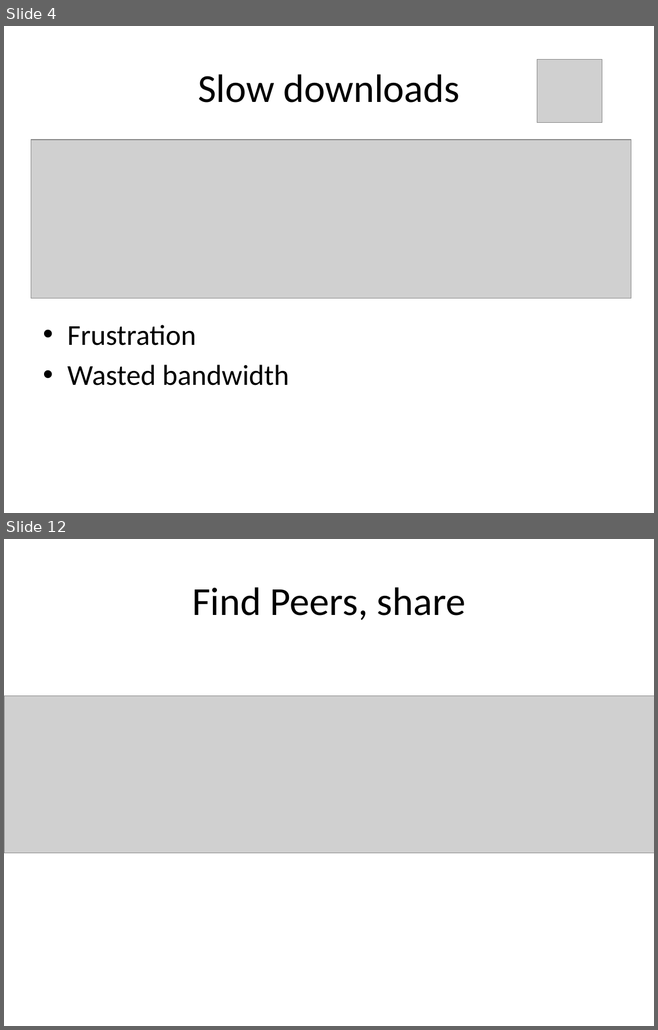
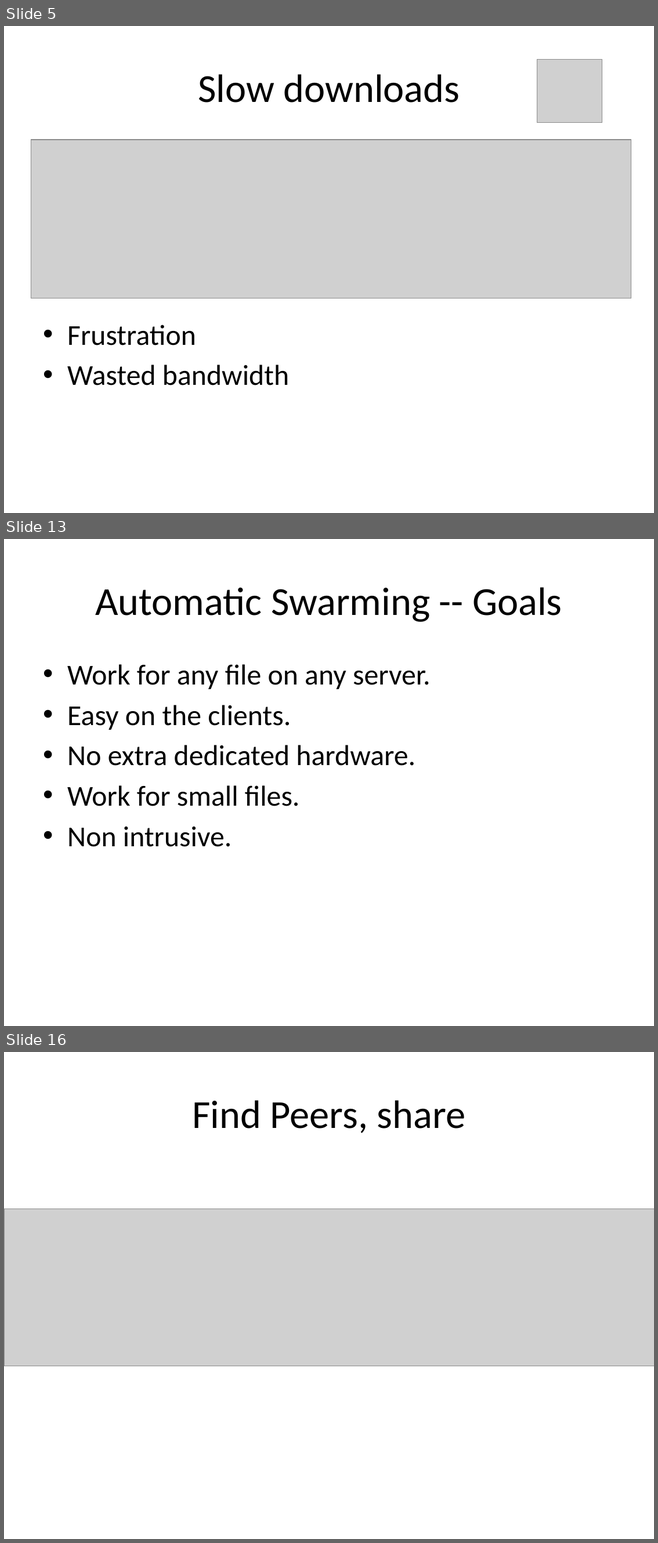
Before and after one commit to rdp/p2pwebclient, a slide deck: thesis_presentation/How to Make the Internet Faster.pptx. Shown one above the other, each under a label of ours: slides 4 and 12 before the commit, slides 5, 13 and 16 after it; the slides between them are not shown. The pictures are 658x1030 and 658x1543 pixels, drawn with LibreOffice and Linux fonts; fonts in the diff are those of the drawing; grey boxes stand for pictures. Boxes give left, top, right and bottom in pixels: in the first picture for what was removed or moved away, otherwise in the second. Text is boxed around its words. In the diff, an @@ line names an element or a change of style, - is before the commit and + after.

```diff
--- a/thesis_presentation/How to Make the Internet Faster.pptx
+++ b/thesis_presentation/How to Make the Internet Faster.pptx
@@ slide 13 added at [4, 539, 654, 1026], background #FFFFFF @@
@@ title added at [95, 587, 561, 622], 44 pt, text #000000 @@
+Automatic Swarming -- Goals
@@ text added at [67, 664, 430, 847], 32 pt, text #000000 @@
+• Work for any file on any server.
+• Easy on the clients.
+• No extra dedicated hardware.
+• Work for small files.
+• Non intrusive.
@@ what was slide 4 is now slide 5 @@
@@ what was slide 12 is now slide 16 @@
```
Also in this commit, not shown: 7 slides changed, 7 other slides added, 1 slide removed, 2 other files.
